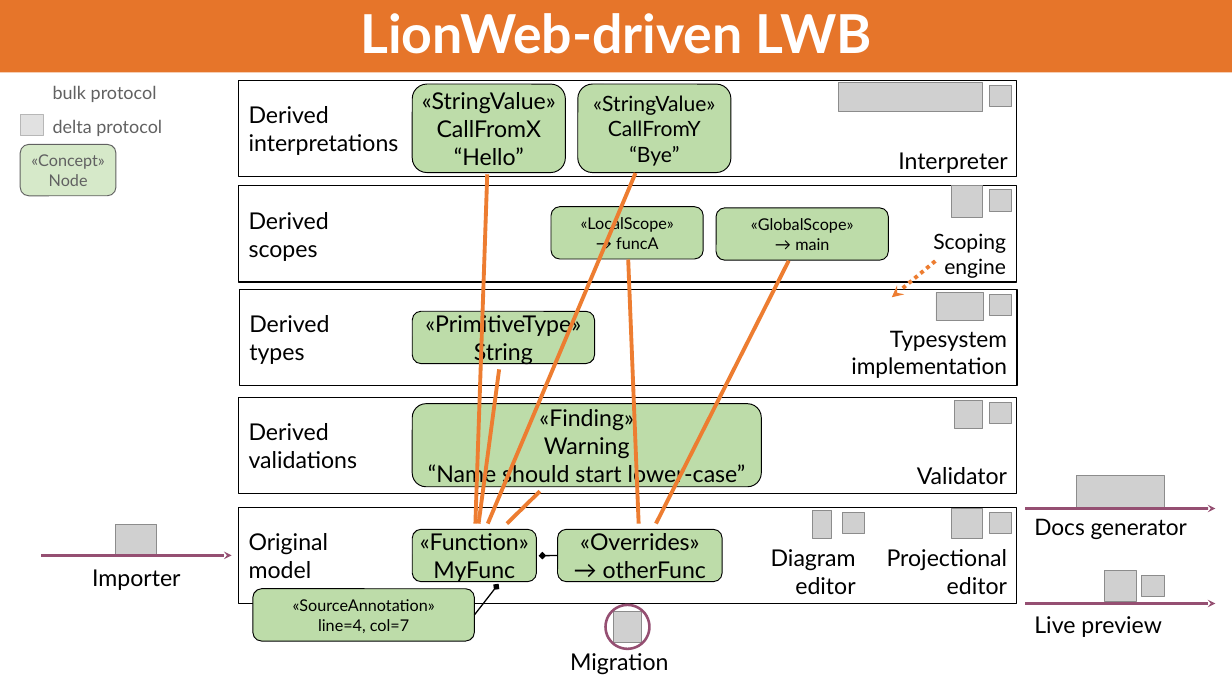
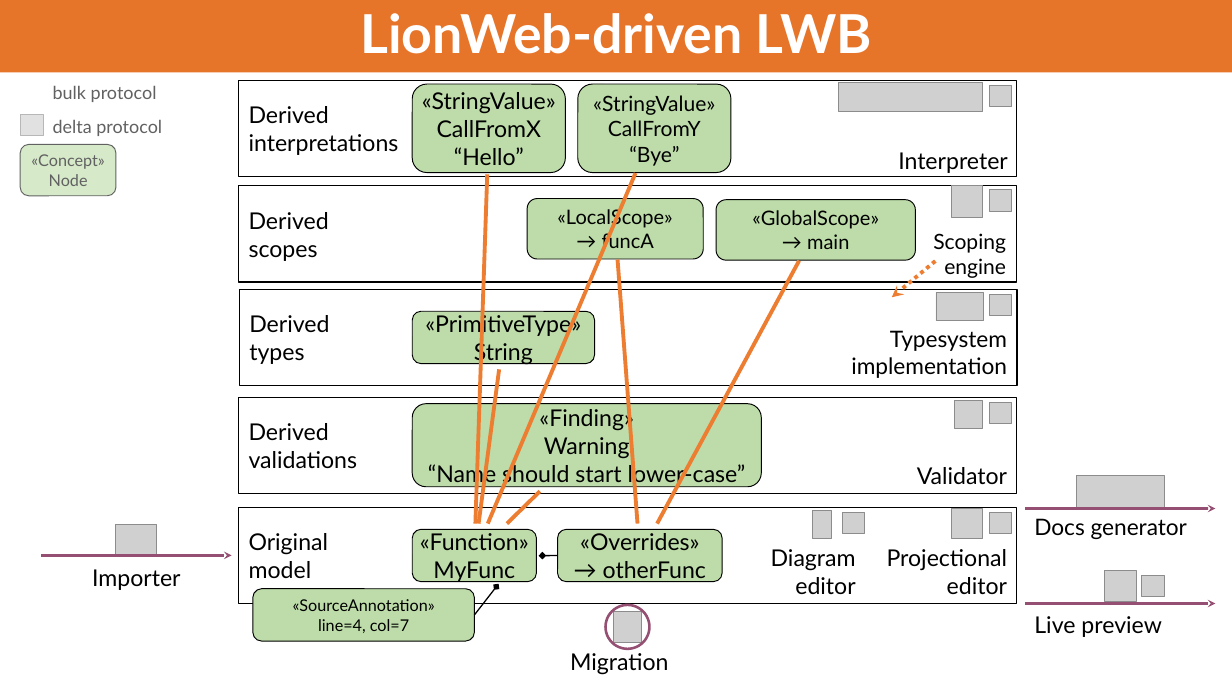
Before and after one commit to LionWeb-io/specification, a slide deck: slide 17 of conference-talks/LangDev/2026/LangDev 2026 Talk.pptx (slide 18 before the commit). Drawn at 1232x693 pixels with LibreOffice and Linux fonts; fonts in the diff are those of the drawing; grey boxes stand for pictures; background and template pictures are left out. Boxes give left, top, right and bottom in pixels: in the first picture for what was removed or moved away, otherwise in the second. Text is boxed around its words. In the diff, an @@ line names an element or a change of style, - is before the commit and + after.

```diff
--- a/conference-talks/LangDev/2026/LangDev 2026 Talk.pptx
+++ b/conference-talks/LangDev/2026/LangDev 2026 Talk.pptx
@@ rounded rectangle: place and size @@
-rounded rectangle at [551,207,703,260]
+rounded rectangle at [528,199,704,259]
@@ text "«LocalScope»": place and size @@
-text "«LocalScope»" at [581,215,674,249]
+text "«LocalScope»" at [557,207,672,253]
@@ text "«LocalScope»" at [557,207,672,253]: size 12.6 to 15.7 pt @@
@@ rounded rectangle: place and size @@
-rounded rectangle at [716,208,888,261]
+rounded rectangle at [716,200,916,260]
@@ text "«GlobalScope»" at [752,210,879,249]: size 12.6 to 15.7 pt @@
@@ text "«GlobalScope»": place and size @@
-text "«GlobalScope»" at [751,218,854,250]
+text "«GlobalScope»" at [752,210,879,249]
@@ freeform shape: place and size @@
-freeform shape at [628,260,639,524]
+freeform shape at [617,260,638,524]
@@ freeform shape: place and size @@
-freeform shape at [656,261,789,524]
+freeform shape at [657,261,799,524]
```
Also in this commit, not shown: 3 other slides changed, 1 slide removed, 1 other file.
